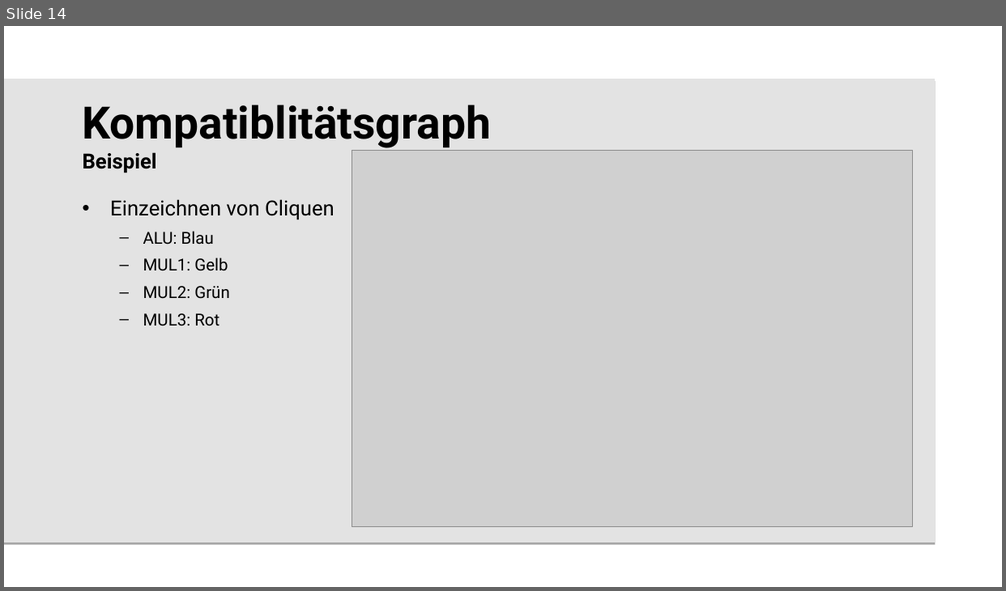
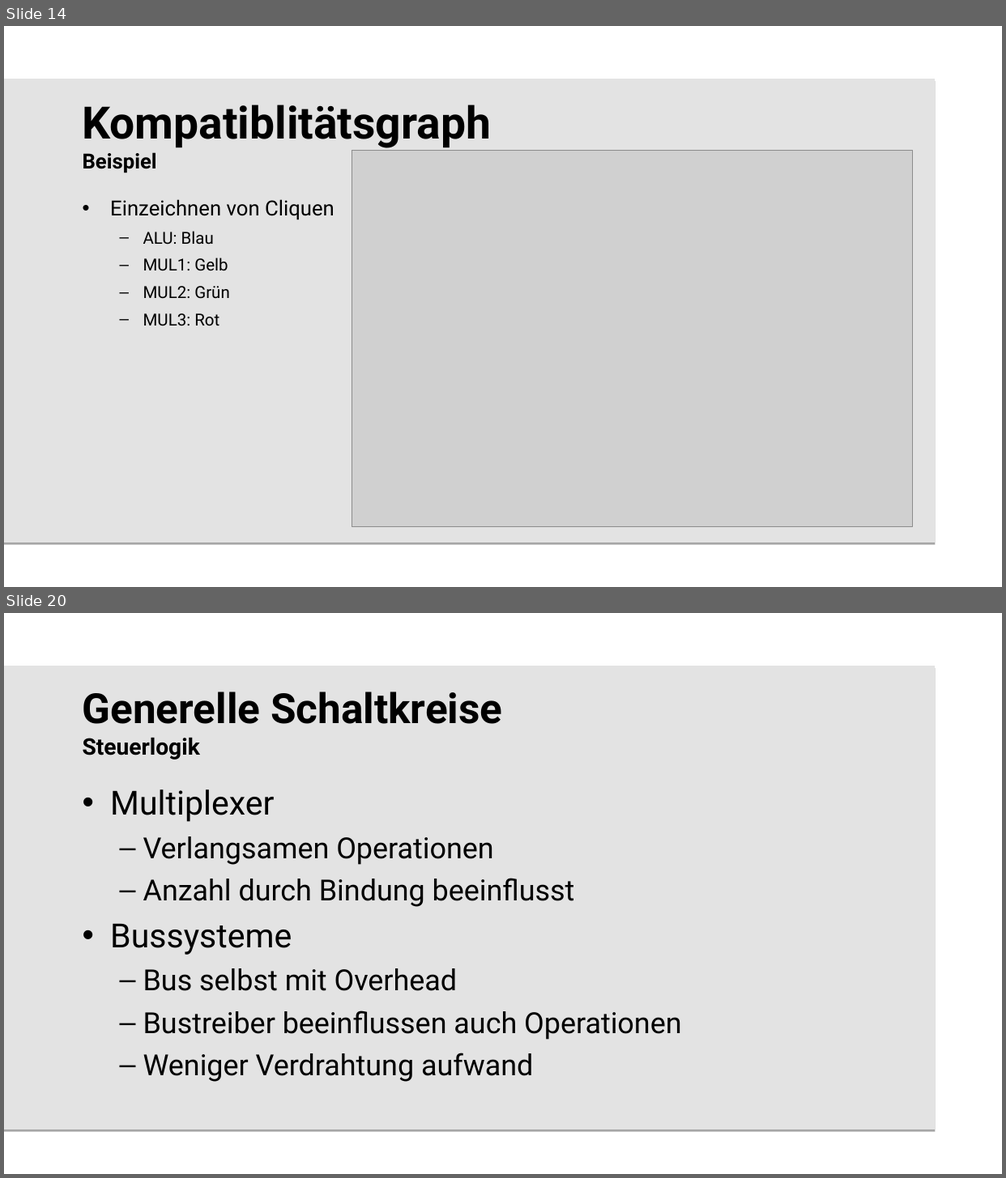
Before and after one commit to beLipinski/HW2, a slide deck: Presentation/Sharing and Binding for General Circuits.odp. Shown one above the other, each under a label of ours: slide 14 before the commit, slides 14 and 20 after it; the slides between them are not shown. The pictures are 1006x591 and 1006x1178 pixels, drawn with LibreOffice and Linux fonts; fonts in the diff are those of the drawing; grey boxes stand for pictures; background and template pictures are left out. Boxes give left, top, right and bottom in pixels: in the first picture for what was removed or moved away, otherwise in the second. Text is boxed around its words. In the diff, an @@ line names an element or a change of style, - is before the commit and + after.

```diff
--- a/Presentation/Sharing and Binding for General Circuits.odp
+++ b/Presentation/Sharing and Binding for General Circuits.odp
@@ slide 20 added at (4, 613, 1002, 1174), background #FFFFFF; not listed: 1 template element that a slide beside it also shows @@
@@ title added at (83, 692, 502, 760), 40 pt, text #000000, bold @@
+Generelle Schaltkreise
+Steuerlogik
@@ text added at (110, 790, 681, 1082), 28 pt, text #000000 @@
+• Multiplexer
+  – Verlangsamen Operationen
+  – Anzahl durch Bindung beeinflusst
+• Bussysteme
+  – Bus selbst mit Overhead
+  – Bustreiber beeinflussen auch Operationen
+  – Weniger Verdrahtung aufwand
```
Also in this commit, not shown: 10 slides changed, 6 other slides added.
